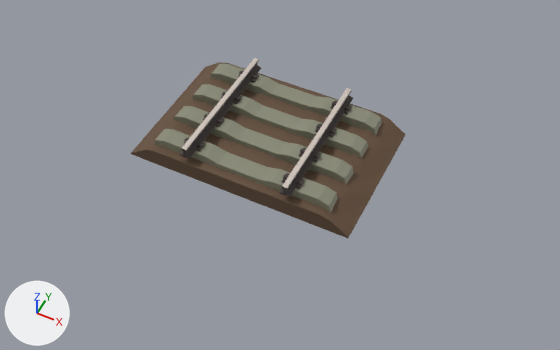
An edit to the FBX model unity/Assets/Models/Paths/p421/track_close.fbx, drawn before and after from the same camera.
Both versions are drawn from a 50 mm lens placed at (3.45, -5.58, 7.52), pointed at (0.28, 0.76, -0.4). Lighting does not change. The marker at lower left points along +X, +Y and +Z. The first picture is the older version. Where no turn or scale is listed for an object, it has been applied to the vertices.

Names of what the first picture shows: 'p421_track_close'.
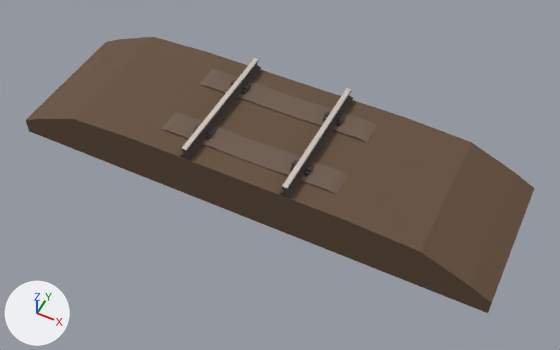
Location of each change, [x1, y1, x2, y2] in pixels of the pictures (560 x 350 px; the box of a moved part takes in the faces that stretch with it):
'p421_track_close', reshaped (85% wider, 53% taller): before [131, 58, 405, 238]; after [26, 37, 534, 313]
part 1 of me_p411_trackclose_001, moved or reshaped: before [196, 142, 205, 151]; after [206, 129, 215, 139]
part 2 of me_p411_trackclose_001, moved or reshaped: before [296, 178, 305, 189]; after [304, 165, 313, 175]
part 3 of me_p411_trackclose_001, moved or reshaped: before [297, 180, 304, 185]; after [305, 166, 312, 172]
part 4 of me_p411_trackclose_001, moved or reshaped: before [234, 95, 242, 104]; after [242, 84, 250, 93]
part 5 of me_p411_trackclose_001, moved or reshaped: before [329, 128, 337, 137]; after [337, 116, 344, 125]
part 6 of me_p411_trackclose_001, rebuilt (85% wider, 56% taller): before [131, 62, 405, 238]; after [26, 37, 534, 313]
part 7 of me_p411_trackclose_001, rebuilt: before [210, 64, 382, 135]; after [199, 70, 377, 143]
part 8 of me_p411_trackclose_001, rebuilt: before [154, 129, 338, 212]; after [161, 113, 348, 195]
part 9 of me_p411_trackclose_001, deleted: before [174, 70, 368, 184]

Diff of the bpy script that builds the scene:
```diff
--- a/unity/Assets/Models/Paths/p421/track_close.fbx.py
+++ b/unity/Assets/Models/Paths/p421/track_close.fbx.py
@@ mat_mat_rail_sleeper @@
+mat_mat_rail_sleeper = principled_material('MAT_RAIL_SLEEPER')
+mat_mat_rail_sleeper.base_color = (0.16, 0.11, 0.08)  # brown #6f5d50
+mat_mat_rail_sleeper.roughness = 0.92
@@ me_p411_trackclose_001 @@
 # used by ob_p421_track_close; location = (0.0, 0.0, 0.0)
-me_p411_trackclose_001.from_pydata(...)  # 797 vertices, 925 faces; spans x -1.6..1.6, y 0.0..2.0, z -0.16..0.35
-me_p411_trackclose_001.materials.append(mat_path_concrete)  # grey #888976
+me_p411_trackclose_001.from_pydata(...)  # 286 vertices, 289 faces; spans x -3.45..3.45, y 0.0..2.0, z -0.55..0.35
+# me_p411_trackclose_001 part 1: the loose piece of 8 vertices spanning x -0.64..-0.59, y 0.18..0.32, z 0.2..0.23 is moved by (0.0, 0.25, 0.0)
+# me_p411_trackclose_001 part 2: the loose piece of 8 vertices spanning x 0.79..0.84, y 0.18..0.32, z 0.2..0.23 is moved by (0.0, 0.25, 0.0)
+# me_p411_trackclose_001 part 3: the loose piece of 8 vertices spanning x 0.78..0.85, y 0.23..0.28, z 0.23..0.25 is moved by (0.0, 0.25, 0.0)
+# me_p411_trackclose_001 part 4: the loose piece of 8 vertices spanning x -0.64..-0.59, y 1.18..1.32, z 0.2..0.23 is moved by (0.0, 0.25, 0.0)
+# me_p411_trackclose_001 part 5: the loose piece of 8 vertices spanning x 0.79..0.84, y 1.18..1.32, z 0.2..0.23 is moved by (0.0, 0.25, 0.0)
+# me_p411_trackclose_001 part 6: the loose piece of 397 vertices spanning x -1.6..1.6, y 0.0..2.0, z -0.16..0.09 is rebuilt with 22 vertices and now spans x -3.45..3.45, y 0.0..2.0, z -0.55..0.17
+# me_p411_trackclose_001 part 7: the loose piece of 20 vertices spanning x -1.3..1.3, y 1.63..1.87, z 0.0..0.2 is rebuilt with 20 vertices and now spans x -1.32..1.32, y 1.32..1.68, z 0.0..0.2, in mat_mat_rail_sleeper (brown #6f5d50)
+# me_p411_trackclose_001 part 8: the loose piece of 20 vertices spanning x -1.3..1.3, y 0.13..0.37, z 0.0..0.2 is rebuilt with 20 vertices and now spans x -1.32..1.32, y 0.32..0.68, z 0.0..0.2, in mat_mat_rail_sleeper (brown #6f5d50)
+# me_p411_trackclose_001 part 9: 18 loose pieces with 168 vertices, spanning x -1.3..1.3, y 0.63..1.82, z 0.0..0.25, are deleted
+# other edits to the shape of me_p411_trackclose_001 do not show in these pictures
 me_p411_trackclose_001.materials.append(mat_path_rail)
@@ me_p411_trackclose_001 @@
 me_p411_trackclose_001.materials.append(mat_path_roadbed)
+me_p411_trackclose_001.materials.append(mat_mat_rail_sleeper)  # brown #6f5d50
```
